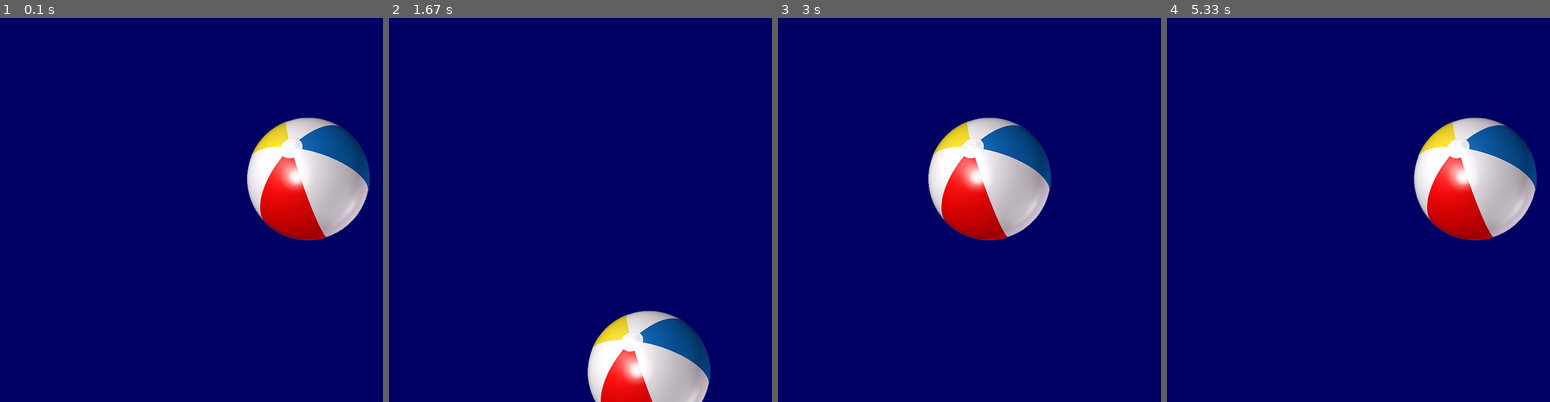
Above: before the commit, frames 1-4 (left to right).
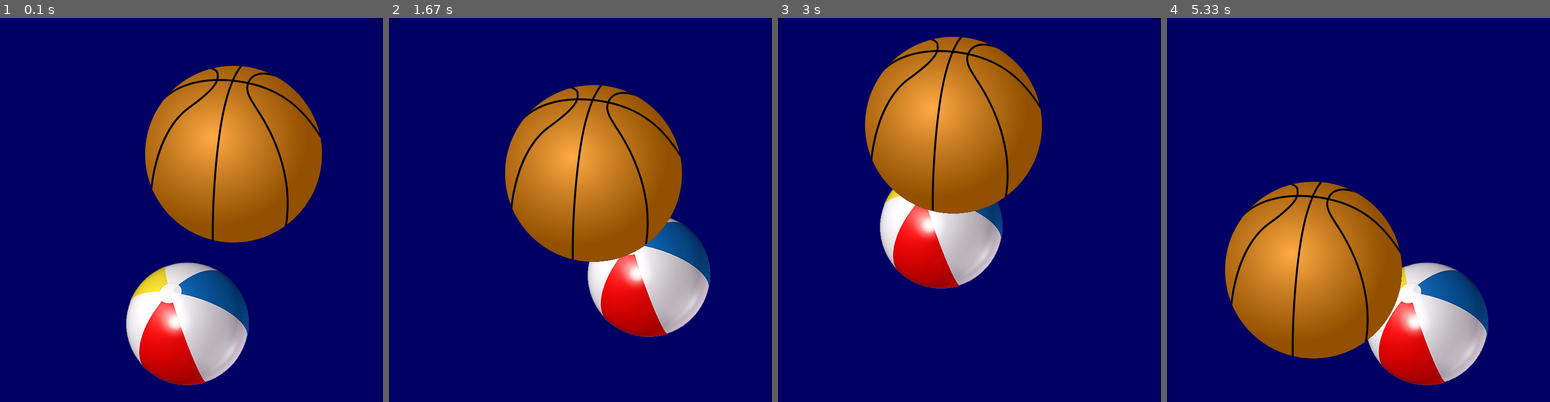
Above: after the commit, the same moments.

Repository: J05H14/first-pygame
Game: pygame game, started from acmpygame.py
Two runs of this game, one before a commit and one after it. Both use one fixed random seed, a clock stepped at 60 frames per second and the inputs below.
Inputs:
- Up to frame 1 (0.1 s): no input
- Up to frame 2 (1.67 s): no input
- Up to frame 3 (3 s): no input
- Up to frame 4 (5.33 s): no input

The runs differ from the first frame. In frame 1, 29% of the frame differs, in the area x 32-97%, y 12-96%; in frame 2, 29%; in frame 3, 24%; in frame 4, 32%, in the area x 15-97%, y 25-96%.

Commit message:
second ball

Diff:
--- a/acmpygame.py
+++ b/acmpygame.py
@@ -12,24 +12,34 @@
 
 screen = pygame.display.set_mode(size)
 
-square = pygame.image.load("square.png")
+ball = pygame.image.load("square.png")
+ball2 = pygame.image.load("ball.png")
 
-squareRect = square.get_rect()
+ballRect = ball.get_rect()
+ball2Rect = ball2.get_rect()
 
-speed = [50, 100]
+speed = [25, 50]
+speed2 = [30, 10]
 
 while True:
 
     for event in pygame.event.get():
         if event.type == pygame.QUIT: sys.exit()
 
-    squareRect = squareRect.move(speed)
+    ballRect = ballRect.move(speed)
+    ball2Rect = ball2Rect.move(speed2)
 
-    if squareRect.left < 0 or squareRect.right > width:
+    if ballRect.left < 0 or ballRect.right > width:
         speed[0] = -speed[0]
-    if squareRect.top < 0 or squareRect.bottom > height:
+    if ballRect.top < 0 or ballRect.bottom > height:
         speed[1] = -speed[1]
 
+    if ball2Rect.left < 0 or ball2Rect.right > width:
+        speed2[0] = -speed2[0]
+    if ball2Rect.top < 0 or ball2Rect.bottom > height:
+        speed2[1] = -speed2[1]
+
     screen.fill(background_color)
-    screen.blit(square, squareRect)
+    screen.blit(ball, ballRect)
+    screen.blit(ball2, ball2Rect)
     pygame.display.flip()
Binary file added: ball.png
